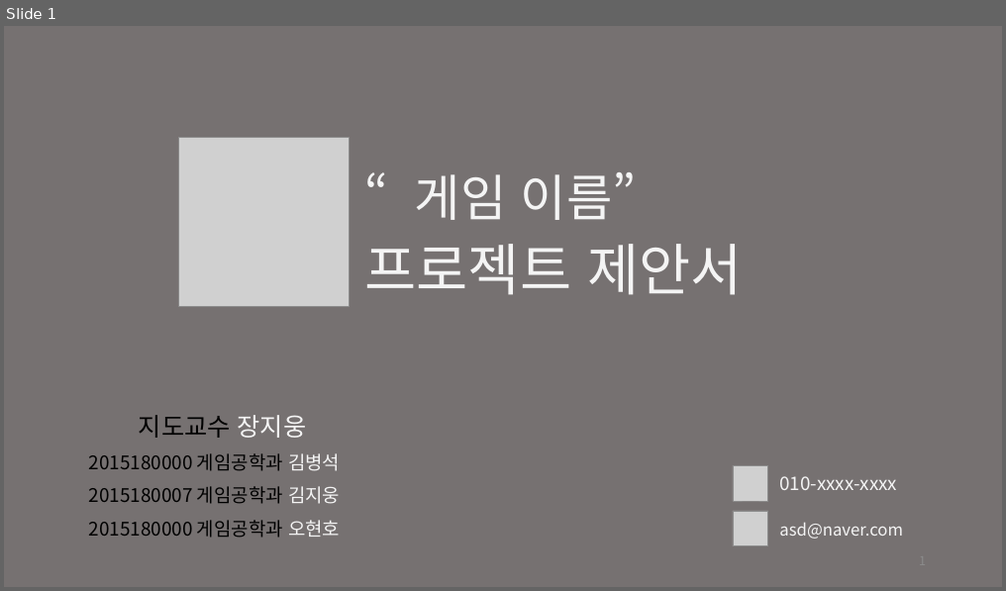
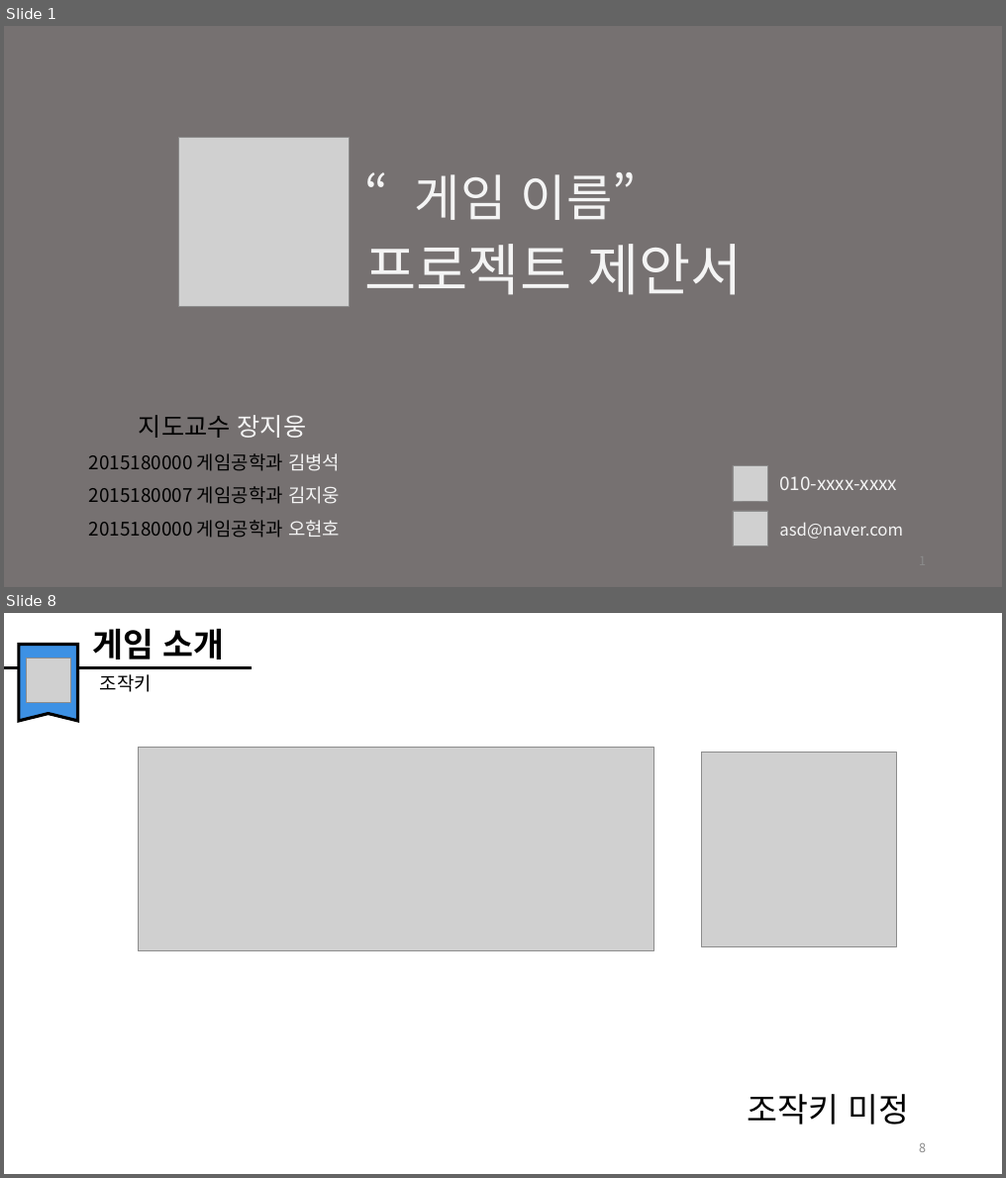
Before and after one commit to kbs5435586/Graduation, a slide deck: Plan/졸업작품제안서_200925.pptx. Shown one above the other, each under a label of ours: slide 1 before the commit, slides 1 and 8 after it; the slides between them are not shown. The pictures are 1006x591 and 1006x1178 pixels, drawn with LibreOffice and Linux fonts; fonts in the diff are those of the drawing; grey boxes stand for pictures. Boxes give left, top, right and bottom in pixels: in the first picture for what was removed or moved away, otherwise in the second. Text is boxed around its words. In the diff, an @@ line names an element or a change of style, - is before the commit and + after.

```diff
--- a/Plan/졸업작품제안서_200925.pptx
+++ b/Plan/졸업작품제안서_200925.pptx
@@ slide 8 added at bbox=[4, 613, 1002, 1174], background #FFFFFF @@
@@ group added at bbox=[4, 629, 252, 721]: 2 texts, 1 line, 1 freeform shape, 1 picture @@
+게임 소개
+조작키
@@ picture added at bbox=[138, 747, 653, 952] @@
@@ picture added at bbox=[702, 753, 896, 947] @@
@@ text added at bbox=[746, 1094, 910, 1125], 32 pt, text #000000 @@
+조작키 미정
@@ page number added at bbox=[919, 1144, 926, 1153], 12 pt, text #8C8C8C @@
+8
```
Also in this commit, not shown: 2 slides changed, 10 other slides added, 1 slide removed.
